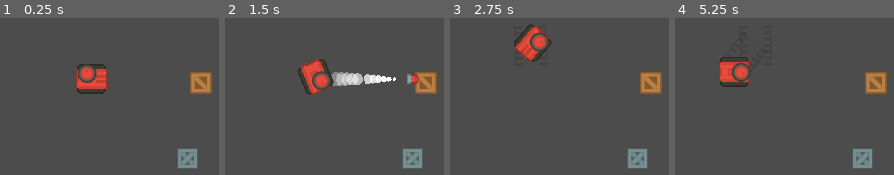
Above: before the commit, frames 1-4 (left to right).
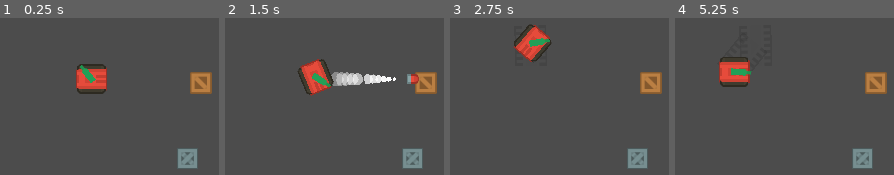
Above: after the commit, the same moments.

Repository: RuanSR/rogue-tank-game
Game: Godot game, scene res://src/Levels/TestLevel/View/TestArea.tscn
The game is run twice, just before and just after one commit, with the same random seed, the same clock (stepped at 60 frames per second) and the same inputs. The engine's default icon, where the game draws it, is replaced by a stand-in: a white triangle on a blue panel in a dark square.
Inputs (mouse positions are in pixels of both pictures, inside the frame that each line leads up to):
- Up to frame 1 (0.25 s): no input
- Up to frame 2 (1.5 s): tap Enter at 0.5 s; move the mouse to (outside the picture) at 0.52 s; hold Right (ui_right) 0.53-1.28 s; tap Space at 1.25 s; move the mouse to (376, 116) at 1.27 s; hold Down (ui_down) from 1.28 s (still down)
- Up to frame 3 (2.75 s): move the mouse to (outside the picture) at 2.02 s; release Down (ui_down) at 2.03 s; hold Right (ui_right) from 2.03 s (still down)
- Up to frame 4 (5.25 s): move the mouse to (outside the picture) at 2.77 s; release Right (ui_right) at 2.78 s; hold Up (ui_up) 2.78-3.53 s; move the mouse to (outside the picture) at 3.52 s; hold Left (ui_left) 3.53-5.03 s; move the mouse to (745, 22) at 4.27 s; move the mouse to (outside the picture) at 5.02 s; hold Down (ui_down) from 5.03 s (still down)

The runs differ from the first frame. In frame 1, 0.7% of the frame differs, in the area x 35-45%, y 29-42%; in frame 2, 0.7%; in frame 3, 0.7%; in frame 4, 0.8%, in the area x 25-36%, y 28-41%.

Commit message:
feat: Adicionou modo editor hint para as cenas Tank e Barrel

Diff:
--- a/src/Levels/TestLevel/View/TestArea.tscn
+++ b/src/Levels/TestLevel/View/TestArea.tscn
@@ -33,10 +33,11 @@
 
 [node name="Crate" parent="." instance=ExtResource( 4 )]
 position = Vector2( 371, 287 )
+selected_skin_index = 2
 
 [node name="Crate2" parent="." instance=ExtResource( 4 )]
 position = Vector2( 354, 384 )
-selected_skin_index = 1
+selected_skin_index = 3
 
 [node name="CrateSprite" parent="Crate2" index="1"]
 texture = ExtResource( 2 )
--- a/src/Modules/PlayerTank/@SubModules/TankBarrel/barrel_view.gd
+++ b/src/Modules/PlayerTank/@SubModules/TankBarrel/barrel_view.gd
@@ -1,3 +1,4 @@
+tool
 class_name BarrelView extends Node2D
 
 
@@ -10,7 +11,10 @@
 	return bullet_limit_shot
 
 export var path_skins: String
-export var selected_skin_index: int = 0
+export var selected_skin_index: int = 0 setget set_selected_skin_index
+
+func set_selected_skin_index(value: int):
+	selected_skin_index = value
 
 var _presenter: BarrelPresenter
 
@@ -22,6 +26,10 @@
 	InjectModel.load_model_dependency(self)
 
 func _physics_process(_delta):
+	if (Engine.is_editor_hint()):
+		$TankBarrelSprite.set_texture($BarrelSkinManager.get_sprite_texture())
+		return
+
 	on_shot()
 	look_at(get_global_mouse_position())
 
--- a/src/Modules/PlayerTank/View/PlayerTank.tscn
+++ b/src/Modules/PlayerTank/View/PlayerTank.tscn
@@ -2,13 +2,16 @@
 
 [ext_resource path="res://src/Modules/PlayerTank/@SubModules/TankBarrel/TankBarrel.tscn" type="PackedScene" id=1]
 [ext_resource path="res://src/Modules/PlayerTank/View/player_tank_view.gd" type="Script" id=2]
-[ext_resource path="res://src/Modules/PlayerTank/@Assets/tank_body/tankBody_blue_outline.png" type="Texture" id=3]
+[ext_resource path="res://src/Modules/PlayerTank/@Assets/tank_body/tankBody_bigRed.png" type="Texture" id=3]
 [ext_resource path="res://src/Modules/Managers/SkinManager/SkinManager.tscn" type="PackedScene" id=7]
 
 [node name="PlayerTank" type="KinematicBody2D"]
 z_index = 20
 collision_mask = 6
 script = ExtResource( 2 )
+__meta__ = {
+"_edit_group_": true
+}
 path_skins = "res://src/Modules/PlayerTank/@Assets/tank_body/"
 
 [node name="TankBodySkinManager" parent="." instance=ExtResource( 7 )]
@@ -21,3 +24,4 @@
 texture = ExtResource( 3 )
 
 [node name="TankBarrel" parent="." instance=ExtResource( 1 )]
+selected_skin_index = 32
--- a/src/Modules/PlayerTank/View/player_tank_view.gd
+++ b/src/Modules/PlayerTank/View/player_tank_view.gd
@@ -4,16 +4,16 @@
 var _presenter: PlayerPresenter
 
 export var path_skins: String
-export var selected_skin_index: int = 0
+export var selected_skin_index: int = 0 setget set_selected_skin_index
 
 func _ready():
 	_presenter = PlayerPresenter.new(self)
-
 	load_selected_texture()
 
 func _physics_process(_delta):
 
 	if (_is_editor_tool()):
+		load_selected_texture()
 		return
 
 	_presenter.on_move()
@@ -28,3 +28,6 @@
 
 func load_selected_texture() -> void:
 	$TankBodySprite.set_texture($TankBodySkinManager.get_sprite_texture())
+
+func set_selected_skin_index(value):
+	selected_skin_index = value
